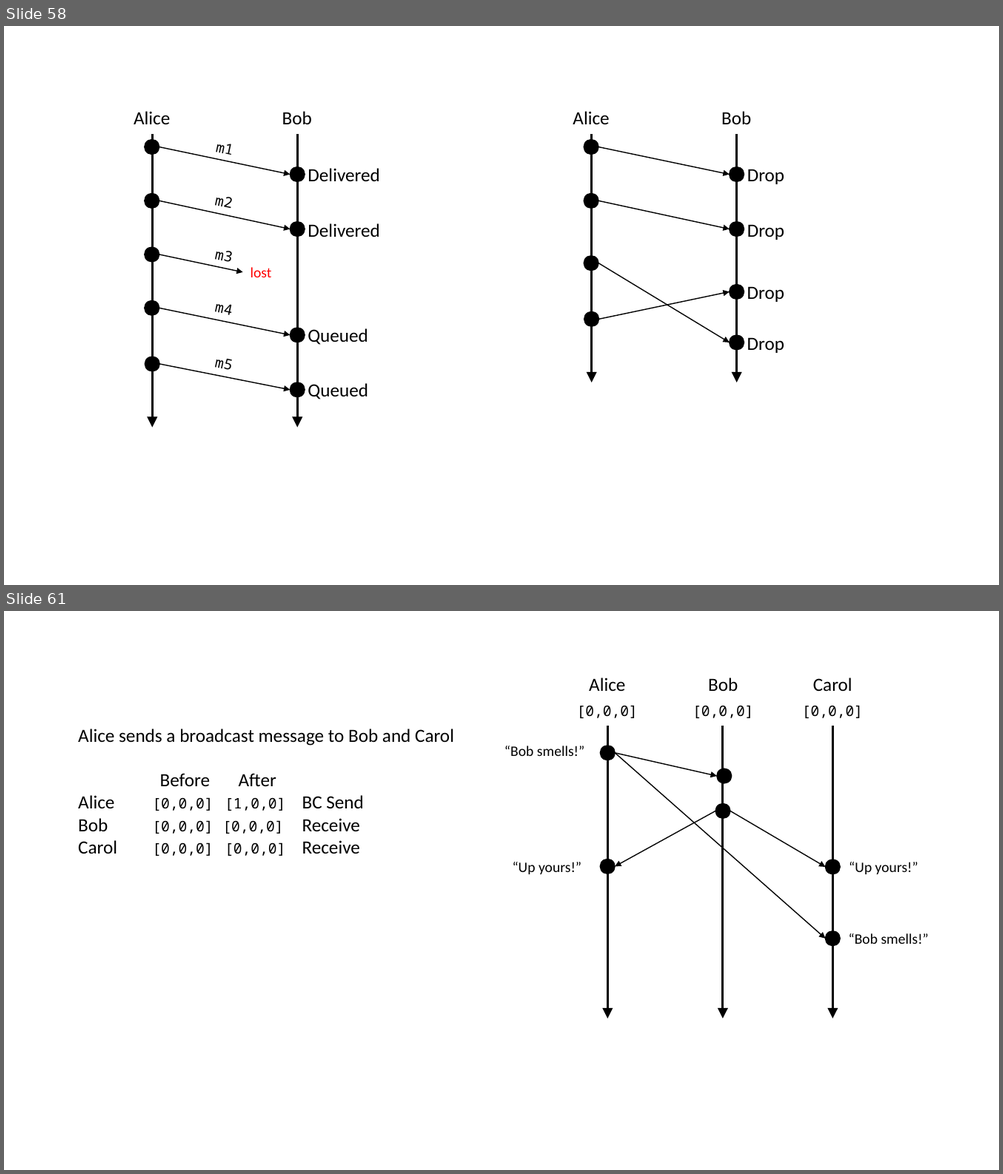
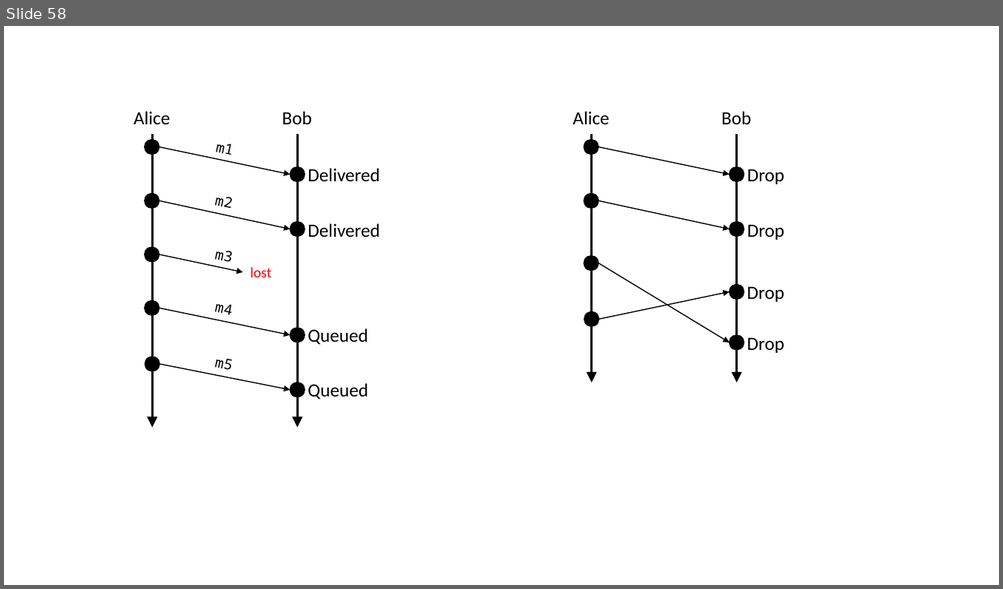
Before and after one commit to ChrisWhealy/DistributedSystemNotes, a slide deck: img/Diagrams.pptx. Shown one above the other, each under a label of ours: slides 58 and 61 before the commit, slide 58 after it; the slides between them are not shown. The pictures are 1003x1174 and 1003x589 pixels, drawn with LibreOffice and Linux fonts; fonts in the diff are those of the drawing. Boxes give left, top, right and bottom in pixels: in the first picture for what was removed or moved away, otherwise in the second. Text is boxed around its words. In the diff, an @@ line names an element or a change of style, - is before the commit and + after.

```diff
--- a/img/Diagrams.pptx
+++ b/img/Diagrams.pptx
@@ slide 61 removed at (x1=4, y1=611, x2=999, y2=1170), background #FFFFFF @@
@@ text removed at (x1=589, y1=678, x2=625, y2=691) @@
-Alice
@@ text removed at (x1=708, y1=678, x2=737, y2=691) @@
-Bob
@@ text removed at (x1=813, y1=678, x2=852, y2=692) @@
-Carol
@@ text removed at (x1=577, y1=705, x2=637, y2=718) @@
-[0,0,0]
@@ text removed at (x1=692, y1=705, x2=753, y2=718) @@
-[0,0,0]
@@ text removed at (x1=802, y1=705, x2=862, y2=718) @@
-[0,0,0]
@@ text removed at (x1=78, y1=729, x2=454, y2=856) @@
-Alice sends a broadcast message to Bob and Carol
-Before After
-Alice [0,0,0] [1,0,0] BC Send
-Bob [0,0,0] [0,0,0] Receive
-Carol [0,0,0] [0,0,0] Receive
@@ arrow removed from (608, 726) to (608, 1019) @@
@@ arrow removed from (723, 726) to (723, 1019) @@
@@ arrow removed from (833, 726) to (833, 1019) @@
@@ text removed at (x1=504, y1=746, x2=584, y2=756) @@
-“Bob smells!”
@@ ellipse removed at (x1=600, y1=745, x2=615, y2=760) @@
@@ arrow removed from (615, 753) to (825, 939) @@
@@ arrow removed from (615, 753) to (717, 776) @@
@@ ellipse removed at (x1=717, y1=769, x2=731, y2=783) @@
@@ ellipse removed at (x1=716, y1=803, x2=731, y2=818) @@
@@ arrow removed from (716, 811) to (615, 867) @@
@@ arrow removed from (730, 811) to (825, 867) @@
@@ text removed at (x1=512, y1=862, x2=581, y2=874) @@
-“Up yours!”
@@ ellipse removed at (x1=600, y1=860, x2=615, y2=874) @@
@@ ellipse removed at (x1=825, y1=860, x2=840, y2=874) @@
@@ text removed at (x1=848, y1=862, x2=918, y2=874) @@
-“Up yours!”
@@ ellipse removed at (x1=825, y1=931, x2=840, y2=946) @@
@@ text removed at (x1=848, y1=934, x2=928, y2=944) @@
-“Bob smells!”
```
Also in this commit, not shown: 3 slides changed, 6 slides added, 20 other files.
